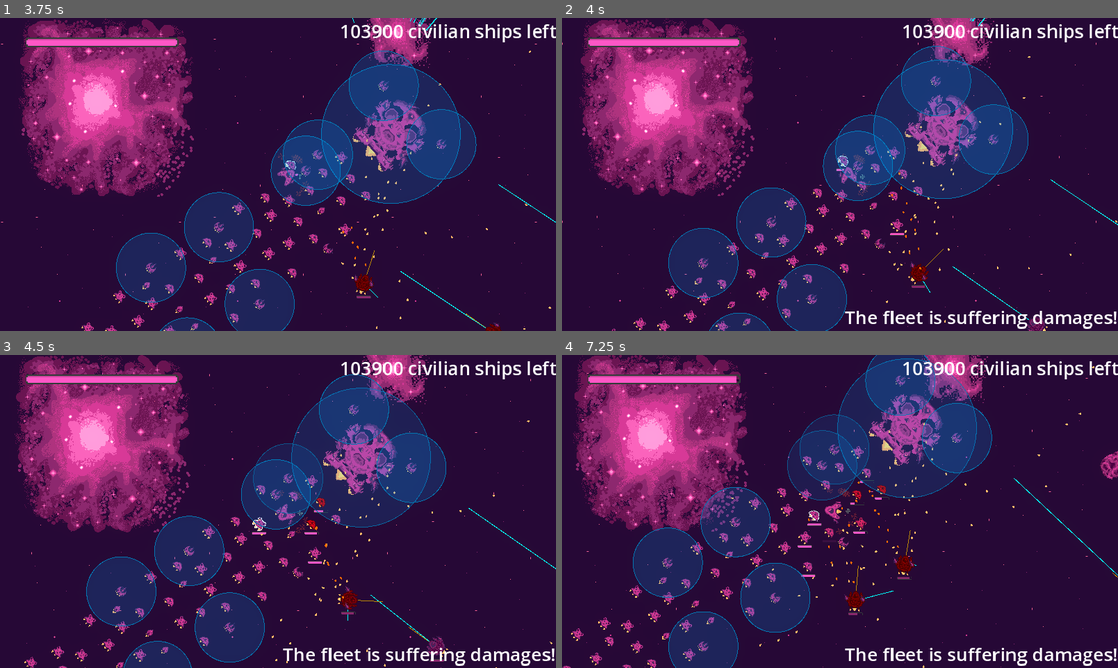
Above: before the commit, frames 1-4 (two rows, left to right).
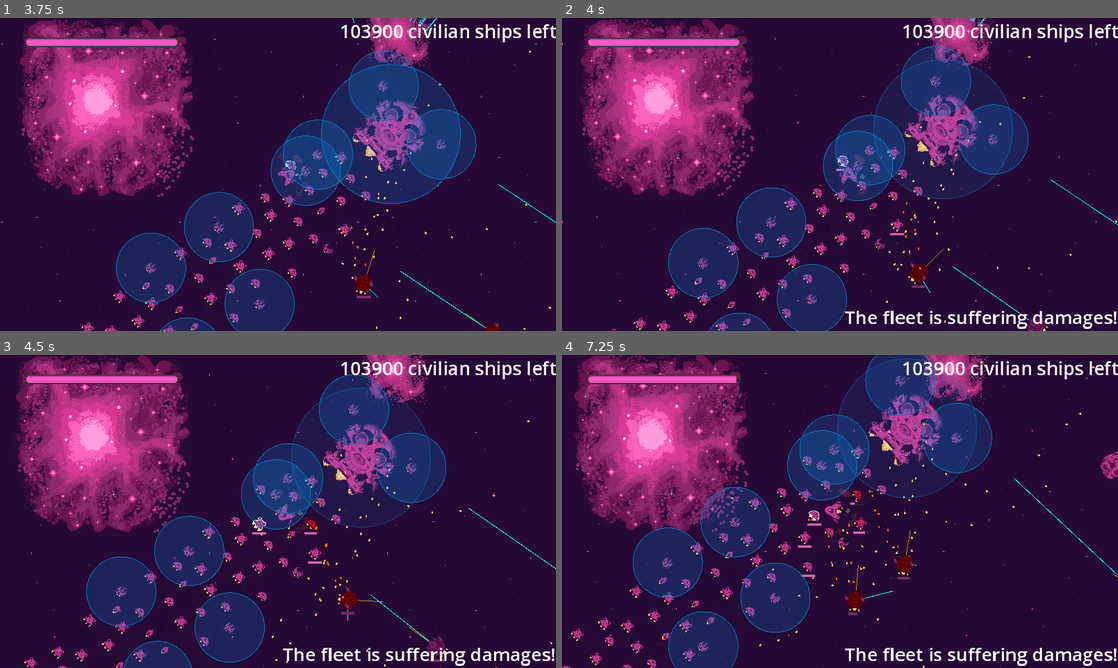
Above: after the commit, the same moments.

Repository: bear-minimum-studio/space-bear
Game: Godot game, scene res://Game.tscn
Two runs of this game, one before a commit and one after it. Both use one fixed random seed, a clock stepped at 60 frames per second and the inputs below.
Inputs:
- Up to frame 1 (3.75 s): tap Enter (upgrade) at 0.5 s; hold Right (turn_right) 0.53-1.28 s; tap Down (decelerate) at 0.6, 3.6 s; hold Ctrl (brake) 1.28-2.03 s; tap Space (fire) at 1.35 s; hold Right (turn_right) 2.03-2.78 s; hold G (grappling_hook) 2.03-2.78 s; hold Up (accelerate) 2.78-3.53 s; tap F (turret_fire) at 2.85 s; hold Left (turn_left) from 3.53 s (still down)
- Up to frame 2 (4 s): keep holding Left (turn_left)
- Up to frame 3 (4.5 s): keep holding Left (turn_left); tap Space (fire) at 4.35 s
- Up to frame 4 (7.25 s): release Left (turn_left) at 5.03 s; hold Ctrl (brake) 5.03-5.78 s; hold G (grappling_hook) 5.03-5.78 s; hold Right (turn_right) 5.78-6.53 s; tap F (turret_fire) at 5.85 s; hold Up (accelerate) from 6.53 s (still down); tap Down (decelerate) at 6.6 s

Frame 1 is identical in both runs. In frame 2, 0.2% of the frame differs, in the area x 56-82%, y 13-58%; in frame 3, 0.3%; in frame 4, 0.4%, in the area x 40-75%, y 1-47%.

Commit message:
fix: fix shield size on mothership

Diff:
--- a/shield/Shield.gd
+++ b/shield/Shield.gd
@@ -26,8 +26,7 @@
 @export var shield_size: float = 100.0 :
 	set(new_shield_size):
 		shield_size = new_shield_size
-		if collision_shape_2d != null:
-			collision_shape_2d.shape.radius = new_shield_size * (100 + COLLISION_MARGIN_PERCENT) / 100
+		_update_collision_shape_margin()
 		queue_redraw()
 
 @export var outline_width: float = 2.0 :
@@ -49,7 +48,7 @@
 
 func _update_collision_shape_margin():
 	if collision_shape_2d != null:
-		collision_shape_2d.shape.radius = shield_size + COLLISION_MARGIN_PERCENT
+		collision_shape_2d.shape.radius = shield_size * (100 + COLLISION_MARGIN_PERCENT) / 100
 
 func _initialize_max_health():
 	if health_system != null:
--- a/shield/Shield.tscn
+++ b/shield/Shield.tscn
@@ -4,8 +4,9 @@
 [ext_resource type="PackedScene" uid="uid://dup7bmnxifgyd" path="res://health-system/HealthSystem.tscn" id="2_w6wil"]
 [ext_resource type="PackedScene" uid="uid://b1a6w4bh4br5v" path="res://helpers/hurt-animation/HurtAnimation.tscn" id="3_feixo"]
 
-[sub_resource type="CircleShape2D" id="CircleShape2D_07fai"]
-radius = 220.0
+[sub_resource type="CircleShape2D" id="CircleShape2D_hsxn2"]
+resource_local_to_scene = true
+radius = 110.0
 
 [node name="Shield" type="Area2D"]
 z_index = 20
@@ -14,7 +15,7 @@
 script = ExtResource("1_s6dcc")
 
 [node name="CollisionShape2D" type="CollisionShape2D" parent="."]
-shape = SubResource("CircleShape2D_07fai")
+shape = SubResource("CircleShape2D_hsxn2")
 debug_color = Color(0, 0.6, 0.701961, 0.0862745)
 
 [node name="HealthSystem" parent="." instance=ExtResource("2_w6wil")]
